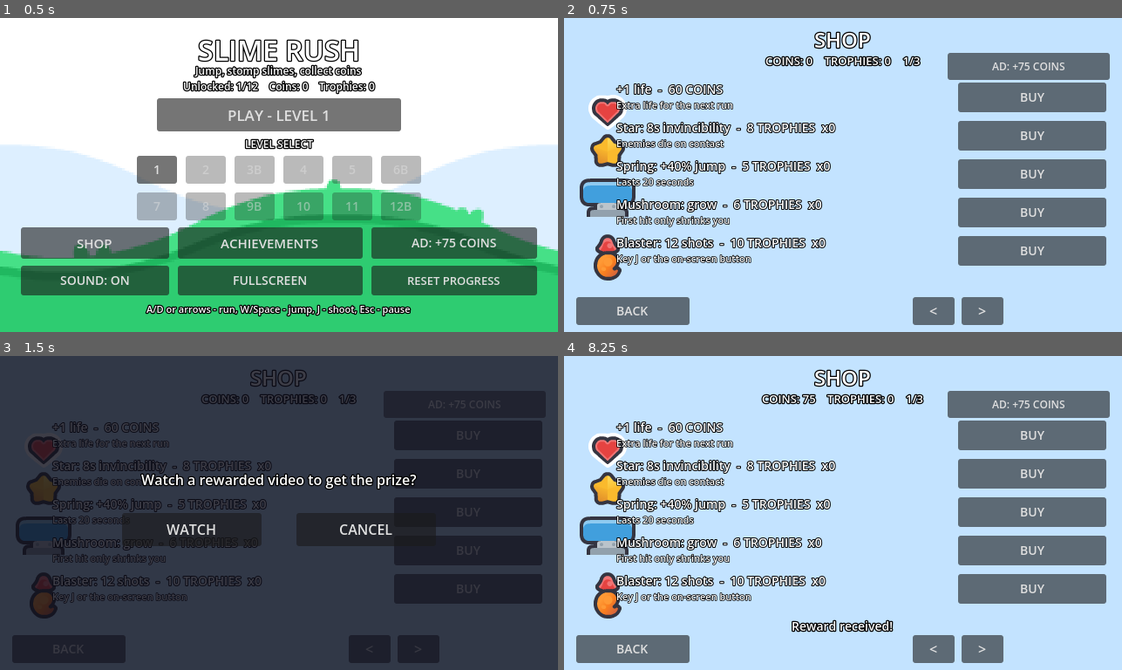
Above: before the commit, frames 1-4 (two rows, left to right).
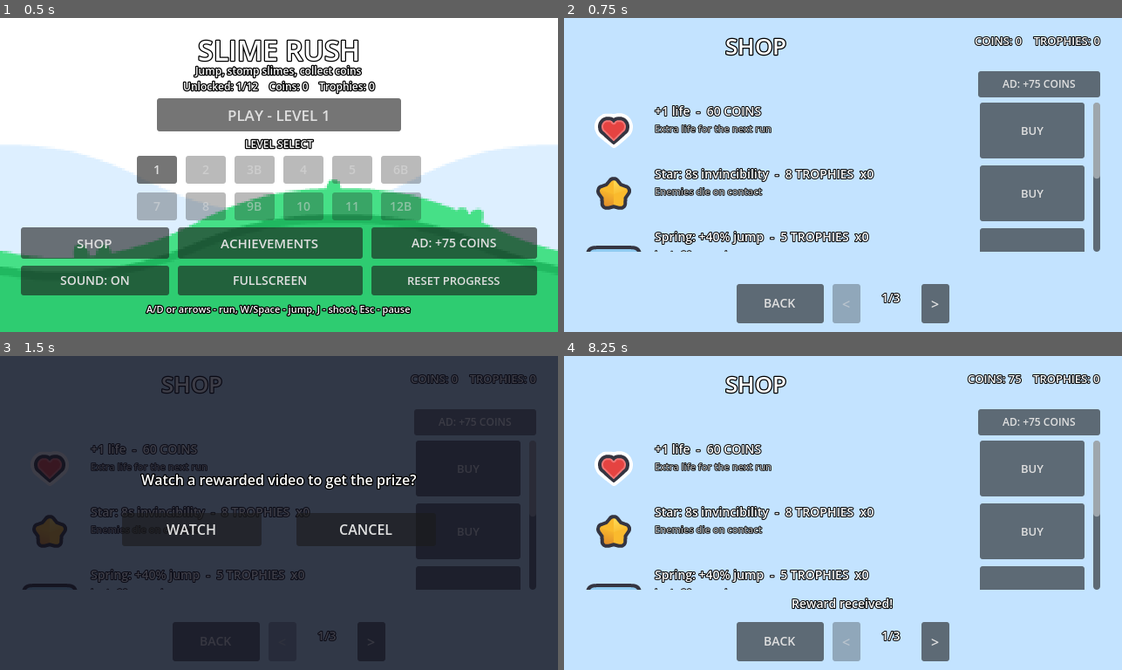
Above: after the commit, the same moments.

Repository: ybragim-ai/slime_rush
Game: Godot game, scene res://menu.tscn
Same seed, same stepped clock (60 frames per second), same inputs: the game is played once before the commit and once after it.
Inputs (mouse positions are in pixels of both pictures, inside the frame that each line leads up to):
- Up to frame 1 (0.5 s): no input
- Up to frame 2 (0.75 s): click "SHOP" at 0.5 s
- Up to frame 3 (1.5 s): click "AD: +75 COINS" at 1.25 s
- Up to frame 4 (8.25 s): click (932, 648) at 2 s, where only the run before the commit has a clickable "<"; click "BUY" at 2.75 s; click ">" at 3.5 s; click "BUY" at 4.25 s; click "BUY" at 5 s; click "BUY" at 5.75 s; click "BUY" at 6.5 s; click "BUY" at 7.25 s; click "WATCH" at 8 s

Frame 1 is identical in both runs. In frame 2, 29% of the frame differs, in the area x 2-98%, y 4-98%; in frame 3, 18%; in frame 4, 30%.

Commit message:
Add files via upload

Diff:
--- a/achievements.gd
+++ b/achievements.gd
@@ -8,37 +8,47 @@
 	Ya.game_ready()
 	UI.make_background(self, "background_solid_grass")
 	var root := UI.make_ui_layer(self, 10)
+
+	# Заголовок и прогресс
 	UI.make_label(root, L.t("achievements"), Vector2(0, 8), 640.0, 24)
 	UI.make_label(root, L.t("ach_progress") % [Globals.achievements_done(), Globals.ACHIEVEMENTS.size()], Vector2(0, 38), 640.0, 13)
 
-	var per_col := 6
+	var per_col := 4
+
 	for i in range(Globals.ACHIEVEMENTS.size()):
 		var a: Dictionary = Globals.ACHIEVEMENTS[i]
 		var id := String(a["id"])
 		var done := bool(Globals.achievements.get(id, false))
 		var col := int(i / per_col)
 		var row := i % per_col
-		var x := 20.0 + float(col) * 310.0
-		var y := 62.0 + float(row) * 40.0
-		UI.make_icon(root, "star" if done else "hud_heart_empty", Vector2(x, y + 2), 26.0)
+
+		# Отступы для 3 колонок
+		var x := 40.0 + float(col) * 210.0
+		var y := 70.0 + float(row) * 75.0
+
+		# Сдвигаем иконку влево и текст вправо (максимальное расстояние)
+		UI.make_icon(root, "star" if done else "hud_heart_empty", Vector2(x - 30, y + 2), 26.0)
+
 		var name_label := Label.new()
-		name_label.position = Vector2(x + 32.0, y)
-		name_label.size = Vector2(260, 18)
+		name_label.position = Vector2(x + 40.0, y)
+		name_label.size = Vector2(160, 22)
 		name_label.text = L.pick(a["name"])
-		UI.style_label(name_label, 13, 4)
+		UI.style_label(name_label, 14, 4)
 		if not done:
 			name_label.add_theme_color_override("font_color", Color(0.75, 0.75, 0.75))
 		root.add_child(name_label)
+
 		var progress := Label.new()
-		progress.position = Vector2(x + 32.0, y + 18.0)
-		progress.size = Vector2(260, 16)
+		progress.position = Vector2(x + 40.0, y + 26.0)
+		progress.size = Vector2(160, 18)
 		var have := int(Globals.stats.get(String(a["stat"]), 0))
 		progress.text = "%d / %d" % [mini(have, int(a["goal"])), int(a["goal"])]
-		UI.style_label(progress, 11, 3)
+		UI.style_label(progress, 12, 3)
 		root.add_child(progress)
 
-	var back := UI.make_button(root, L.t("back"), Vector2(250, 316), Vector2(140, 34), 15)
+	var back := UI.make_button(root, L.t("back"), Vector2(250, 420), Vector2(140, 34), 15)
 	back.pressed.connect(_on_back)
+
 
 func _on_back() -> void:
 	Sfx.play("sfx_select")
--- a/shop.gd
+++ b/shop.gd
@@ -13,47 +13,217 @@
 var page := 0
 var rows: Array = []
 var ad_box
+var items_container: VBoxContainer
+var pagination_label: Label
+var prev_btn: Button
+var next_btn: Button
+
+const ICON_COLORS := {
+	"heart": Color(0.906, 0.298, 0.235),
+	"star": Color(0.945, 0.769, 0.0),
+	"spring": Color(0.204, 0.584, 0.839),
+	"mushroom": Color(0.753, 0.224, 0.169),
+	"flamethrower": Color(0.902, 0.494, 0.133)
+}
+
 
 func _ready() -> void:
 	Ya.game_ready()
 	UI.make_background(self, "background_solid_sky")
 	root = UI.make_ui_layer(self, 10)
-	UI.make_label(root, L.t("shop"), Vector2(0, 8), 640.0, 24)
-	balance = UI.make_label(root, "", Vector2(0, 40), 640.0, 13)
-	toast = UI.make_label(root, "", Vector2(0, 300), 640.0, 14)
-
-	var back := UI.make_button(root, L.t("back"), Vector2(14, 320), Vector2(130, 32), 14)
+
+	# Настройка root для правильного позиционирования
+	var viewport_size := get_viewport().get_visible_rect().size
+	root.position = Vector2.ZERO
+	root.size = viewport_size
+	root.set_anchors_preset(Control.PRESET_FULL_RECT)
+
+	# Основной вертикальный контейнер
+	var main_container := VBoxContainer.new()
+	main_container.size_flags_horizontal = Control.SIZE_EXPAND_FILL
+	main_container.size_flags_vertical = Control.SIZE_EXPAND_FILL
+	main_container.set_anchors_preset(Control.PRESET_FULL_RECT)
+	main_container.offset_left = 25
+	main_container.offset_top = 10
+	main_container.offset_right = -25
+	main_container.offset_bottom = -10
+	main_container.add_theme_constant_override("separation", 6)
+	root.add_child(main_container)
+
+	# Верхняя панель с заголовком и балансом
+	var header := HBoxContainer.new()
+	header.size_flags_horizontal = Control.SIZE_EXPAND_FILL
+	header.add_theme_constant_override("separation", 20)
+	header.custom_minimum_size = Vector2(0, 45)
+	main_container.add_child(header)
+
+	var title := Label.new()
+	title.text = L.t("shop")
+	title.horizontal_alignment = HORIZONTAL_ALIGNMENT_CENTER
+	title.size_flags_horizontal = Control.SIZE_EXPAND_FILL
+	title.add_theme_font_size_override("font_size", 26)
+	UI.style_label(title, 26, 5)
+	header.add_child(title)
+
+	balance = Label.new()
+	balance.text = ""
+	balance.horizontal_alignment = HORIZONTAL_ALIGNMENT_RIGHT
+	balance.custom_minimum_size = Vector2(180, 30)
+	balance.add_theme_font_size_override("font_size", 13)
+	UI.style_label(balance, 13, 4)
+	header.add_child(balance)
+
+	# Кнопка рекламы
+	var ad_container := HBoxContainer.new()
+	ad_container.size_flags_horizontal = Control.SIZE_EXPAND_FILL
+	ad_container.alignment = BoxContainer.ALIGNMENT_END
+	ad_container.custom_minimum_size = Vector2(0, 30)
+	main_container.add_child(ad_container)
+
+	var ad_btn := Button.new()
+	ad_btn.text = L.t("ad_coins")
+	ad_btn.custom_minimum_size = Vector2(140, 28)
+	ad_btn.add_theme_font_size_override("font_size", 12)
+	ad_container.add_child(ad_btn)
+	ad_btn.pressed.connect(func(): ad_box.ask("coins"))
+
+	# КОНТЕЙНЕР С ПРОКРУТКОЙ
+	var scroll := ScrollContainer.new()
+	scroll.size_flags_horizontal = Control.SIZE_EXPAND_FILL
+	scroll.size_flags_vertical = Control.SIZE_EXPAND_FILL
+	scroll.horizontal_scroll_mode = ScrollContainer.SCROLL_MODE_DISABLED
+	main_container.add_child(scroll)
+
+	# Контейнер для списка товаров (внутри скролла)
+	items_container = VBoxContainer.new()
+	items_container.size_flags_horizontal = Control.SIZE_EXPAND_FILL
+	items_container.add_theme_constant_override("separation", 8)
+	scroll.add_child(items_container)
+
+	# Toast сообщение
+	toast = Label.new()
+	toast.text = ""
+	toast.horizontal_alignment = HORIZONTAL_ALIGNMENT_CENTER
+	toast.custom_minimum_size = Vector2(0, 25)
+	toast.add_theme_font_size_override("font_size", 14)
+	UI.style_label(toast, 14, 4)
+	main_container.add_child(toast)
+
+	# Нижняя панель с кнопками навигации
+	var bottom_panel := HBoxContainer.new()
+	bottom_panel.alignment = BoxContainer.ALIGNMENT_CENTER
+	bottom_panel.size_flags_horizontal = Control.SIZE_EXPAND_FILL
+	bottom_panel.add_theme_constant_override("separation", 10)
+	bottom_panel.custom_minimum_size = Vector2(0, 45)
+	main_container.add_child(bottom_panel)
+
+	var back := Button.new()
+	back.text = L.t("back")
+	back.custom_minimum_size = Vector2(100, 32)
+	back.add_theme_font_size_override("font_size", 14)
+	bottom_panel.add_child(back)
 	back.pressed.connect(_on_back)
-	var prev := UI.make_button(root, "<", Vector2(400, 320), Vector2(48, 32), 16)
-	prev.pressed.connect(_on_prev)
-	var next := UI.make_button(root, ">", Vector2(456, 320), Vector2(48, 32), 16)
-	next.pressed.connect(_on_next)
-	var ad_btn := UI.make_button(root, L.t("ad_coins"), Vector2(440, 40), Vector2(186, 30), 12)
-	ad_btn.pressed.connect(func(): ad_box.ask("coins"))
+
+	prev_btn = Button.new()
+	prev_btn.text = "<"
+	prev_btn.custom_minimum_size = Vector2(32, 32)
+	prev_btn.add_theme_font_size_override("font_size", 16)
+	prev_btn.pressed.connect(_on_prev)
+	bottom_panel.add_child(prev_btn)
+
+	pagination_label = Label.new()
+	pagination_label.horizontal_alignment = HORIZONTAL_ALIGNMENT_CENTER
+	pagination_label.custom_minimum_size = Vector2(50, 32)
+	pagination_label.add_theme_font_size_override("font_size", 14)
+	UI.style_label(pagination_label, 14, 4)
+	bottom_panel.add_child(pagination_label)
+
+	next_btn = Button.new()
+	next_btn.text = ">"
+	next_btn.custom_minimum_size = Vector2(32, 32)
+	next_btn.add_theme_font_size_override("font_size", 16)
+	next_btn.pressed.connect(_on_next)
+	bottom_panel.add_child(next_btn)
 
 	_build_rows()
+
 	ad_box = AdBoxScript.new()
 	add_child(ad_box)
 	Ya.rewarded.connect(_on_rewarded)
 	Globals.hud_changed.connect(_refresh)
 	_refresh()
 
+
 func _build_rows() -> void:
+	for row in rows:
+		if row.has("container") and row["container"]:
+			row["container"].queue_free()
+	rows.clear()
+
 	for i in range(PER_PAGE):
-		var y := 72.0 + float(i) * 44.0
-		var icon := UI.make_icon(root, "hud_coin", Vector2(18, y + 4), 32.0)
+		var item_row := HBoxContainer.new()
+		item_row.alignment = BoxContainer.ALIGNMENT_CENTER
+		item_row.size_flags_horizontal = Control.SIZE_EXPAND_FILL
+		item_row.add_theme_constant_override("separation", 15)
+
+		var row_height := 64
+		item_row.custom_minimum_size = Vector2(0, row_height)
+		items_container.add_child(item_row)
+
+		# Иконка с отступом слева
+		var icon_container := HBoxContainer.new()
+		icon_container.custom_minimum_size = Vector2(50, 0)
+		icon_container.alignment = BoxContainer.ALIGNMENT_CENTER
+		item_row.add_child(icon_container)
+
+		var icon := TextureRect.new()
+		icon.custom_minimum_size = Vector2(32, 32)
+		# В Godot 4.7 используем size вместо expand
+		icon.size = Vector2(32, 32)
+		icon.stretch_mode = TextureRect.STRETCH_KEEP_CENTERED
+		icon_container.add_child(icon)
+
+		# Контейнер для текста
+		var text_container := VBoxContainer.new()
+		text_container.size_flags_horizontal = Control.SIZE_EXPAND_FILL
+		text_container.add_theme_constant_override("separation", 2)
+		item_row.add_child(text_container)
+
 		var name_label := Label.new()
-		name_label.position = Vector2(60, y)
-		name_label.size = Vector2(340, 20)
+		name_label.text = ""
+		name_label.size_flags_horizontal = Control.SIZE_EXPAND_FILL
+		name_label.add_theme_font_size_override("font_size", 14)
 		UI.style_label(name_label, 14, 4)
-		root.add_child(name_label)
+		text_container.add_child(name_label)
+
 		var desc_label := Label.new()
-		desc_label.position = Vector2(60, y + 20)
-		desc_label.size = Vector2(360, 16)
+		desc_label.text = ""
+		desc_label.size_flags_horizontal = Control.SIZE_EXPAND_FILL
+		desc_label.add_theme_font_size_override("font_size", 11)
+		desc_label.modulate = Color(0.7, 0.7, 0.7)
 		UI.style_label(desc_label, 11, 3)
-		root.add_child(desc_label)
-		var btn := UI.make_button(root, L.t("buy"), Vector2(452, y + 2), Vector2(170, 34), 14)
-		rows.append({"icon": icon, "name": name_label, "desc": desc_label, "button": btn})
+		text_container.add_child(desc_label)
+
+		# Кнопка покупки
+		var btn_container := HBoxContainer.new()
+		btn_container.custom_minimum_size = Vector2(140, 0)
+		btn_container.alignment = BoxContainer.ALIGNMENT_CENTER
+		item_row.add_child(btn_container)
+
+		var btn := Button.new()
+		btn.text = L.t("buy")
+		btn.custom_minimum_size = Vector2(120, 32)
+		btn.add_theme_font_size_override("font_size", 13)
+		btn_container.add_child(btn)
+
+		rows.append({
+			"icon": icon,
+			"name": name_label,
+			"desc": desc_label,
+			"button": btn,
+			"container": item_row
+		})
+
 
 func _page_items() -> Array:
 	var items: Array = []
@@ -64,11 +234,18 @@
 			items.append(Globals.SHOP[index])
 	return items
 
+
 func _pages() -> int:
 	return int(ceil(float(Globals.SHOP.size()) / float(PER_PAGE)))
 
+
 func _refresh() -> void:
-	balance.text = "%s: %d    %s: %d    %d/%d" % [L.t("coins"), Globals.coins, L.t("trophies"), Globals.trophies, page + 1, _pages()]
+	balance.text = "%s: %d    %s: %d" % [L.t("coins"), Globals.coins, L.t("trophies"), Globals.trophies]
+	pagination_label.text = "%d/%d" % [page + 1, _pages()]
+
+	prev_btn.disabled = (page == 0)
+	next_btn.disabled = (page >= _pages() - 1)
+
 	var items := _page_items()
 	for i in range(rows.size()):
 		var row: Dictionary = rows[i]
@@ -76,24 +253,34 @@
 		var name_label: Label = row["name"]
 		var desc_label: Label = row["desc"]
 		var btn: Button = row["button"]
+
 		if i >= items.size():
 			icon.visible = false
 			name_label.text = ""
 			desc_label.text = ""
 			btn.visible = false
 			continue
+
 		var item: Dictionary = items[i]
 		var id := String(item["id"])
+
+		# Загружаем иконку
 		icon.visible = true
-		icon.texture = load(UI.TILES + String(item["icon"]) + ".png")
+		var icon_path := UI.TILES + String(item.get("icon", "heart")) + ".png"
+		if ResourceLoader.exists(icon_path):
+			icon.texture = load(icon_path)
+
 		var unit := L.t("trophies") if String(item["currency"]) == "trophies" else L.t("coins")
 		var suffix := ""
 		if String(item["kind"]) == "booster":
 			suffix = "  x%d" % int(Globals.inventory.get(id, 0))
+
 		name_label.text = "%s  -  %d %s%s" % [L.pick(item["name"]), int(item["price"]), unit, suffix]
 		desc_label.text = L.pick(item["desc"])
+
 		btn.visible = true
 		btn.disabled = false
+
 		var kind := String(item["kind"])
 		if (kind == "skin" or kind == "upgrade") and Globals.owned.get(id, false):
 			if kind == "skin":
@@ -105,22 +292,27 @@
 				btn.disabled = true
 		else:
 			btn.text = L.t("buy")
+
 		_reconnect(btn, id)
+
 
 func _reconnect(btn: Button, id: String) -> void:
 	for c in btn.pressed.get_connections():
 		btn.pressed.disconnect(c["callable"])
 	btn.pressed.connect(_on_row.bind(id))
 
+
 func _on_row(id: String) -> void:
 	var item := Globals.shop_item(id)
 	if item.is_empty():
 		return
+
 	if String(item["kind"]) == "skin" and Globals.owned.get(id, false):
 		Globals.equip_skin(id)
 		Sfx.play("sfx_select")
 		_refresh()
 		return
+
 	var result := Globals.buy(id)
 	match result:
 		"ok":
@@ -133,15 +325,18 @@
 			toast.text = ""
 	_refresh()
 
+
 func _on_prev() -> void:
 	page = (page - 1 + _pages()) % _pages()
 	Sfx.play("sfx_select")
 	_refresh()
 
+
 func _on_next() -> void:
 	page = (page + 1) % _pages()
 	Sfx.play("sfx_select")
 	_refresh()
+
 
 func _on_rewarded(tag: String) -> void:
 	Globals.grant_reward(tag)
@@ -149,6 +344,7 @@
 	toast.text = L.t("reward_done")
 	_refresh()
 
+
 func _on_back() -> void:
 	Sfx.play("sfx_select")
 	Globals.to_menu()
